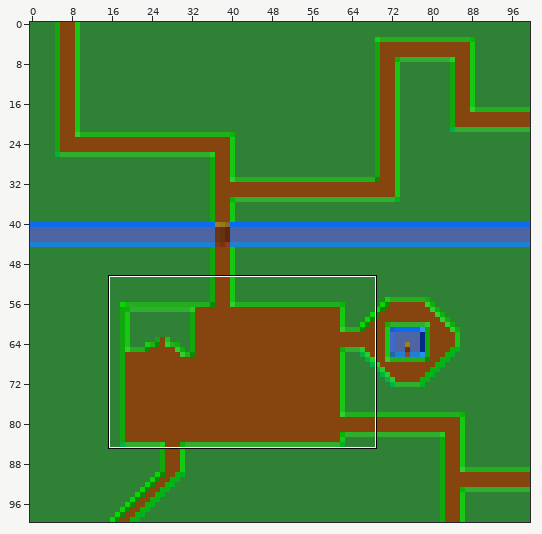
Sprite sheet: src/assets/images/villages/map.png. Above, an overview of the earlier version with the close-up marked.
Close-up. Before the commit:
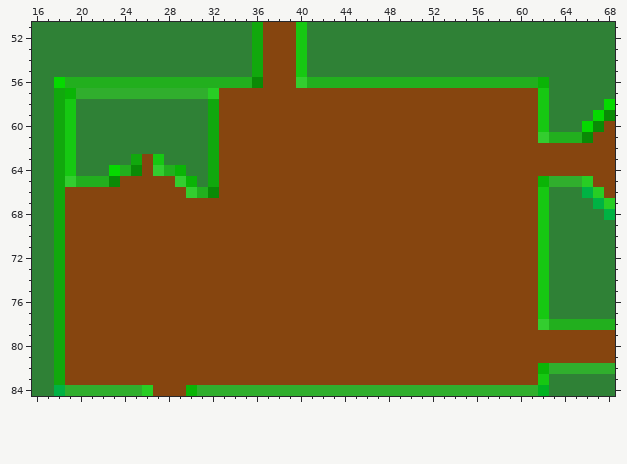
The file is 100x100 pixels. Colours within 5 levels of each other are drawn and written as one. Shown: x 16..68, y 51..84.
Now the later version:
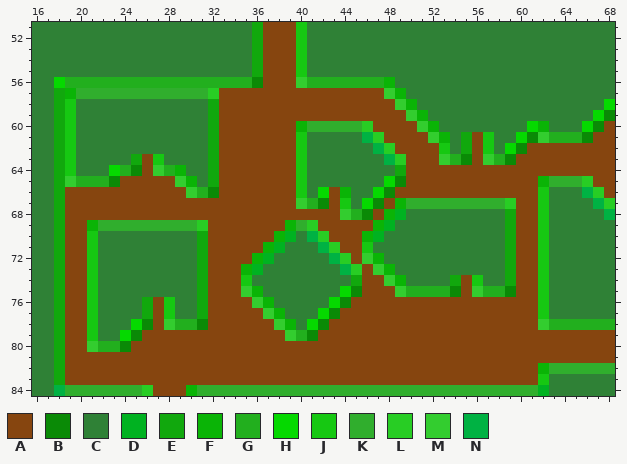
Palette (. is transparent): A #86450f  B #0a8a06  C #2f8136  D #00b221  E #11a80d  F #0ab406  G #22af1e  H #05d900  J #16c812  K #30ae2d  L #28cd24  M #33cd2f  N #00b243
Edits made:
y 56: x 48..62 GGGGGGGGGGGGGGF -> FCCCCCCCCCCCCCC
y 57: x 48..62 AAAAAAAAAAAAAAJ -> MFCCCCCCCCCCCCC
y 58: x 49..62 AAAAAAAAAAAAAJ -> MFCCCCCCCCCCCC
y 59: x 50..62 AAAAAAAAAAAAJ -> MFCCCCCCCCCCC
y 60: x 40..46 AAAAAAA -> FKKKKKL; x 51..62 AAAAAAAAAAAJ -> MFCCCCCCCCHF
y 61: x 40..47 AAAAAAAA -> JCCCCCNL; x 52..55 AAAA -> MFCE; x 57..61 AAAAA -> JCCHB
y 62: x 40..48 AAAAAAAAA -> JCCCCCCNL; x 53..55 AAA -> JCE; x 57..60 AAAA -> JCHB
y 63: x 40..49 AAAAAAAAAA -> JCCCCCCCNL; x 53..55 AAA -> MGB; x 57..59 AAA -> MGB
y 64: x 40..49 AAAAAAAAAA -> JCCCCCCCCE
y 65: x 40..49 AAAAAAAAAA -> JCCCCCCCHB
y 66: x 40..42 AAA -> JCH; x 44..48 AAAAA -> FCCHB
y 67: x 40..42 AAA -> MGB; x 44..47 AAAA -> JCHB; x 49..59 AAAAAAAAAAA -> FKKKKKKKKKL
y 68: x 44..46 AAA -> MGB; x 48..59 AAAAAAAAAAAA -> FDCCCCCCCCCE
y 69: x 21..31 AAAAAAAAAAA -> FKKKKKKKKKL; x 39..41 AAA -> FKL; x 47..59 AAAAAAAAAAAAA -> FDCCCCCCCCCCE
y 70: x 21..31 AAAAAAAAAAA -> JCCCCCCCCCE; x 38..42 AAAAA -> FDCNL; x 46..59 AAAAAAAAAAAAAA -> FDCCCCCCCCCCCE
y 71: x 21..31 AAAAAAAAAAA -> JCCCCCCCCCE; x 37..43 AAAAAAA -> FDCCCNL; x 46..59 AAAAAAAAAAAAAA -> JCCCCCCCCCCCCE
y 72: x 21..31 AAAAAAAAAAA -> JCCCCCCCCCE; x 36..44 AAAAAAAAA -> FDCCCCCNL; x 46..59 AAAAAAAAAAAAAA -> MFCCCCCCCCCCCE
y 73: x 21..31 AAAAAAAAAAA -> JCCCCCCCCCE; x 35..45 AAAAAAAAAAA -> FDCCCCCCCNL; x 47..59 AAAAAAAAAAAAA -> MFCCCCCCCCCCE
y 74: x 21..31 AAAAAAAAAAA -> JCCCCCCCCCE; x 35..45 AAAAAAAAAAA -> JCCCCCCCCCE; x 48..54 AAAAAAA -> MFCCCCE; x 56..59 AAAA -> JCCE
y 75: x 21..31 AAAAAAAAAAA -> JCCCCCCCCCE; x 35..45 AAAAAAAAAAA -> MFCCCCCCCHB; x 49..54 AAAAAA -> MGGGGB; x 56..59 AAAA -> MGGB
y 76: x 21..26 AAAAAA -> JCCCCE; x 28..31 AAAA -> JCCE; x 36..44 AAAAAAAAA -> MFCCCCCHB
y 77: x 21..26 AAAAAA -> JCCCCE; x 28..31 AAAA -> JCCE; x 37..43 AAAAAAA -> MFCCCHB
y 78: x 21..26 AAAAAA -> JCCCHB; x 28..31 AAAA -> MGGB; x 38..42 AAAAA -> MFCHB
y 79: x 21..25 AAAAA -> JCCHB; x 39..41 AAA -> MGB
y 80: x 21..24 AAAA -> MGGB
